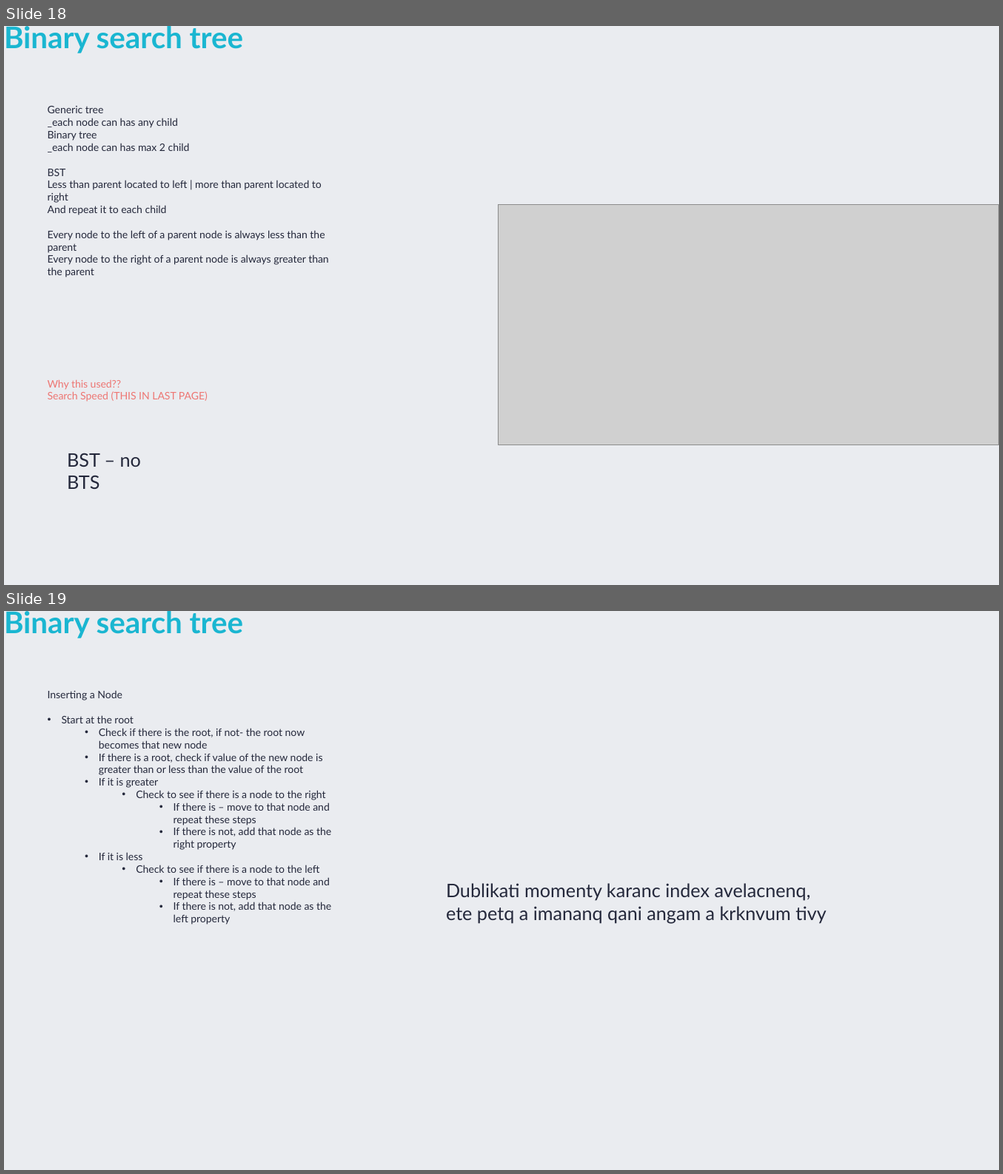
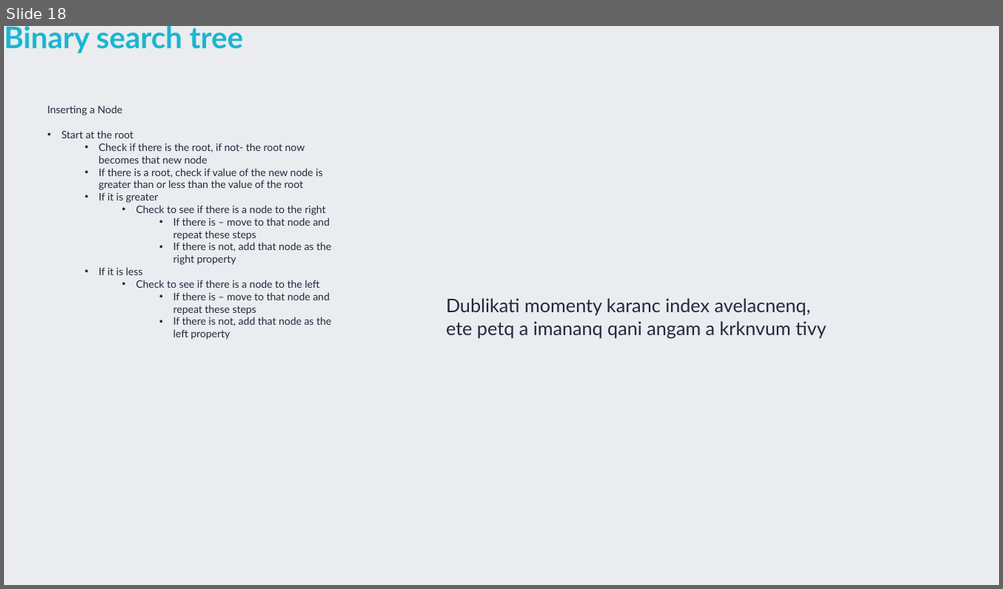
Before and after one commit to TigranVardanyan/Algorithms-and-Data-structures, a slide deck: ds&a.pptx. Shown one above the other, each under a label of ours: slides 18 and 19 before the commit, slide 18 after it. The pictures are 1003x1174 and 1003x589 pixels, drawn with LibreOffice and Linux fonts; fonts in the diff are those of the drawing; grey boxes stand for pictures. Boxes give left, top, right and bottom in pixels: in the first picture for what was removed or moved away, otherwise in the second. Text is boxed around its words. In the diff, an @@ line names an element or a change of style, - is before the commit and + after.

```diff
--- a/ds&a.pptx
+++ b/ds&a.pptx
@@ slide 18 removed at (x1=4, y1=26, x2=999, y2=585), background #EAECF0 @@
@@ title removed at (x1=4, y1=26, x2=243, y2=53) @@
-Binary search tree
@@ text removed at (x1=48, y1=106, x2=329, y2=401) @@
-Generic tree
-_each node can has any child
-Binary tree
-_each node can has max 2 child
-BST
-Less than parent located to left | more than parent located to right
-And repeat it to each child
-Every node to the left of a parent node is always less than the parent
-Every node to the right of a parent node is always greater than the parent
-Why this used??
-Search Speed (THIS IN LAST PAGE)
@@ picture removed at (x1=498, y1=205, x2=999, y2=446) @@
@@ text removed at (x1=67, y1=453, x2=141, y2=489) @@
-BST – no BTS
@@ what was slide 19 is now slide 18 @@
```
Also in this commit, not shown: 8 slides changed, 6 slides added, 2 other files.
